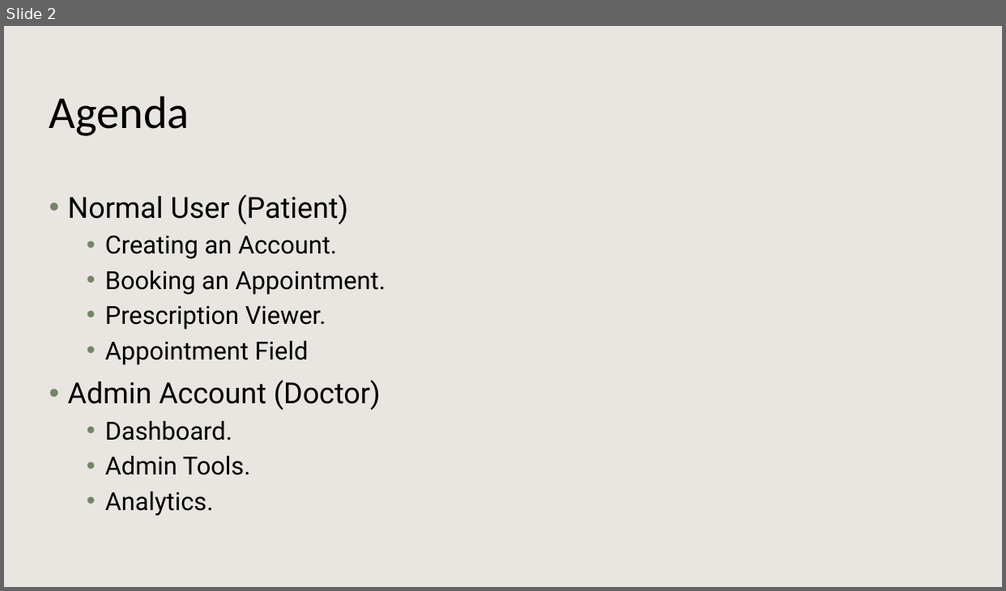
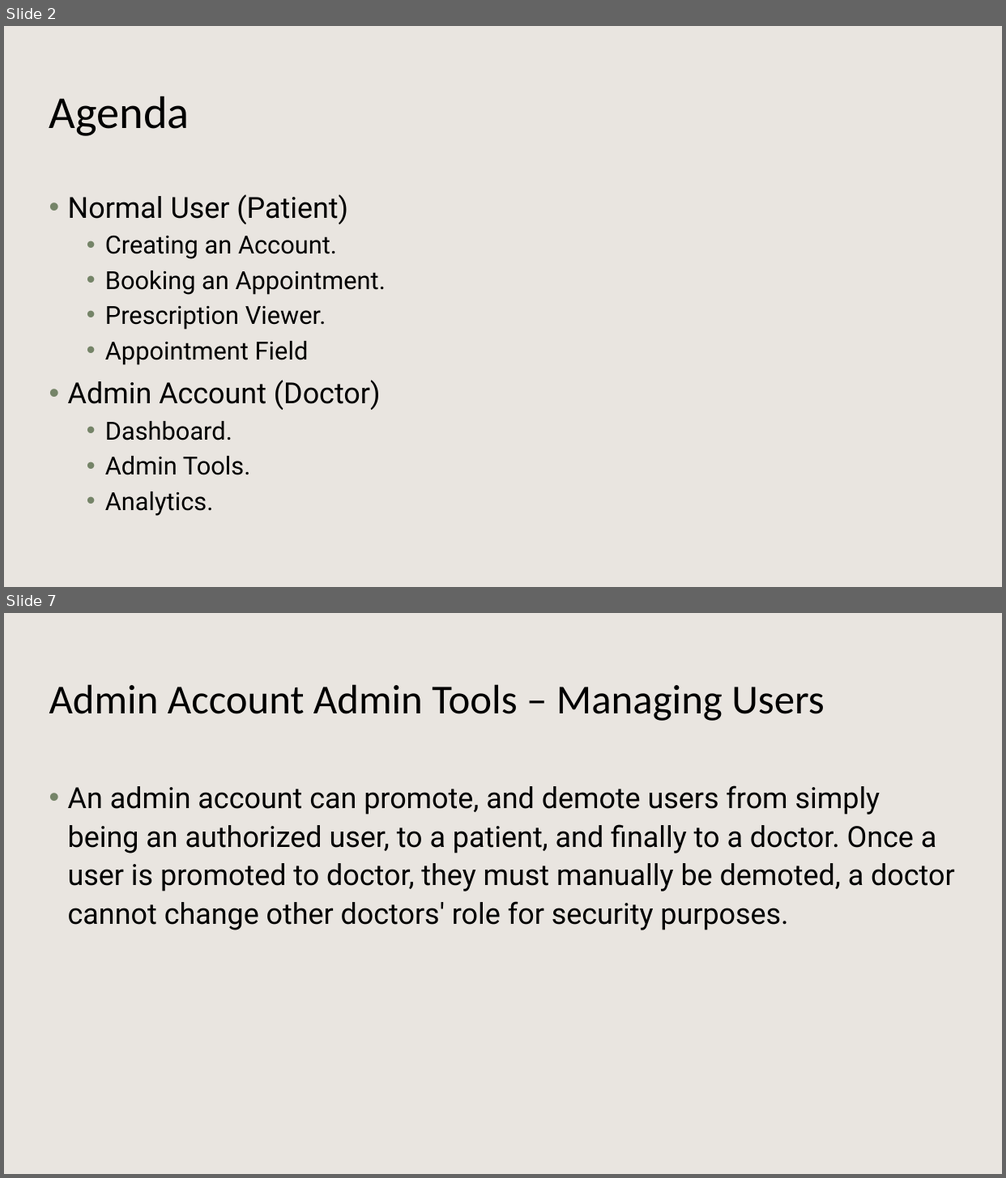
Before and after one commit to Kaylaheady/webDevPortalAndScheduling, a slide deck: docs/Online Appointment and Record System Demo.pptx. Shown one above the other, each under a label of ours: slide 2 before the commit, slides 2 and 7 after it; the slides between them are not shown. The pictures are 1006x591 and 1006x1178 pixels, drawn with LibreOffice and Linux fonts; fonts in the diff are those of the drawing; background and template pictures are left out. Boxes give left, top, right and bottom in pixels: in the first picture for what was removed or moved away, otherwise in the second. Text is boxed around its words. In the diff, an @@ line names an element or a change of style, - is before the commit and + after.

```diff
--- a/docs/Online Appointment and Record System Demo.pptx
+++ b/docs/Online Appointment and Record System Demo.pptx
@@ slide 7 added at [4, 613, 1002, 1174], background #FFFFFF; not listed: 1 template element that a slide beside it also shows @@
@@ title added at [49, 684, 824, 721], 39.6 pt, text #000000 @@
+Admin Account Admin Tools – Managing Users
@@ text added at [68, 786, 955, 931], 28 pt, text #000000 @@
+• An admin account can promote, and demote users from simply being an authorized user, to a patient, and finally to a doctor. Once a user is promoted to doctor, they must manually be demoted, a doctor cannot change other doctors' role for security purposes.
```
Also in this commit, not shown: 9 other slides added.
